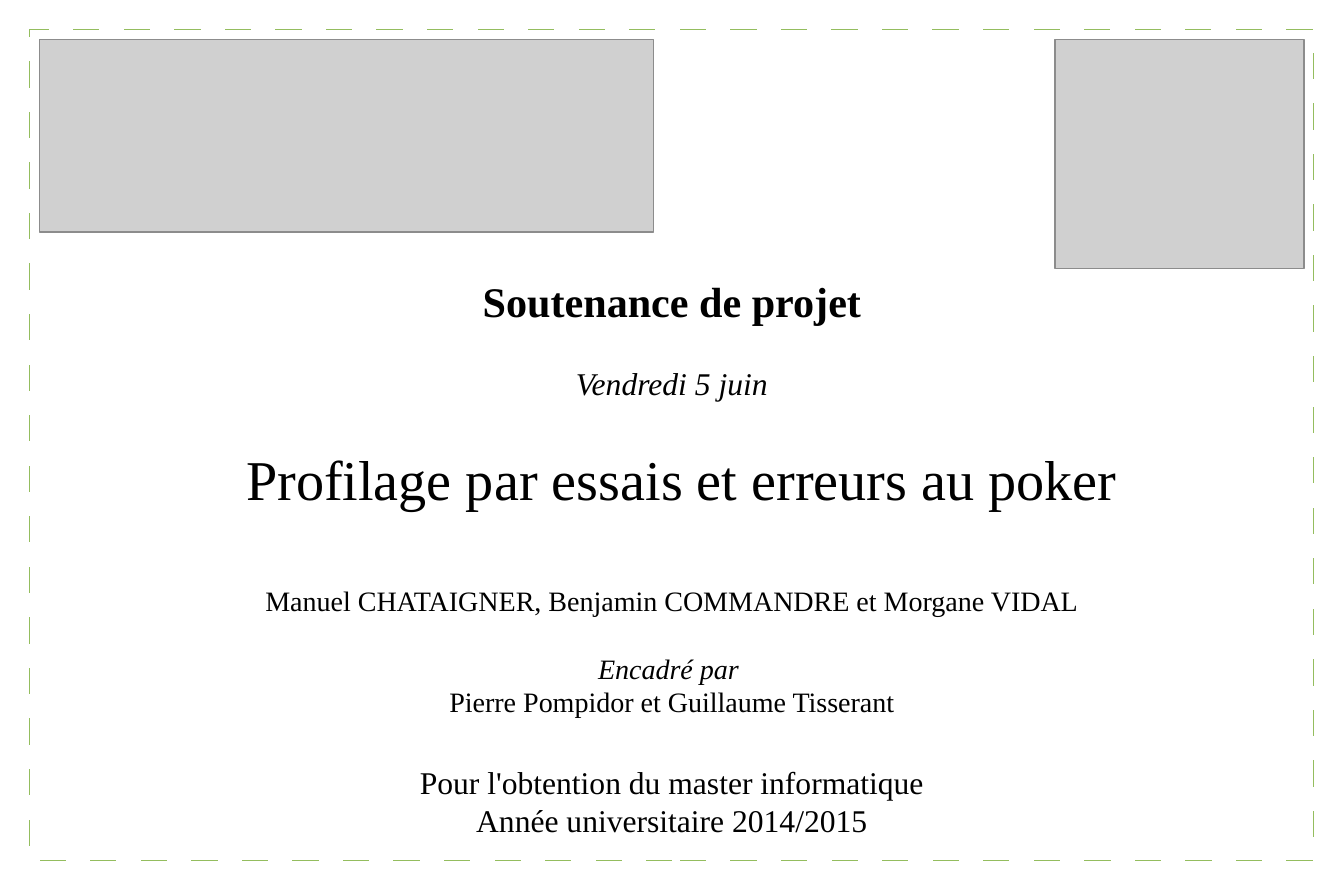
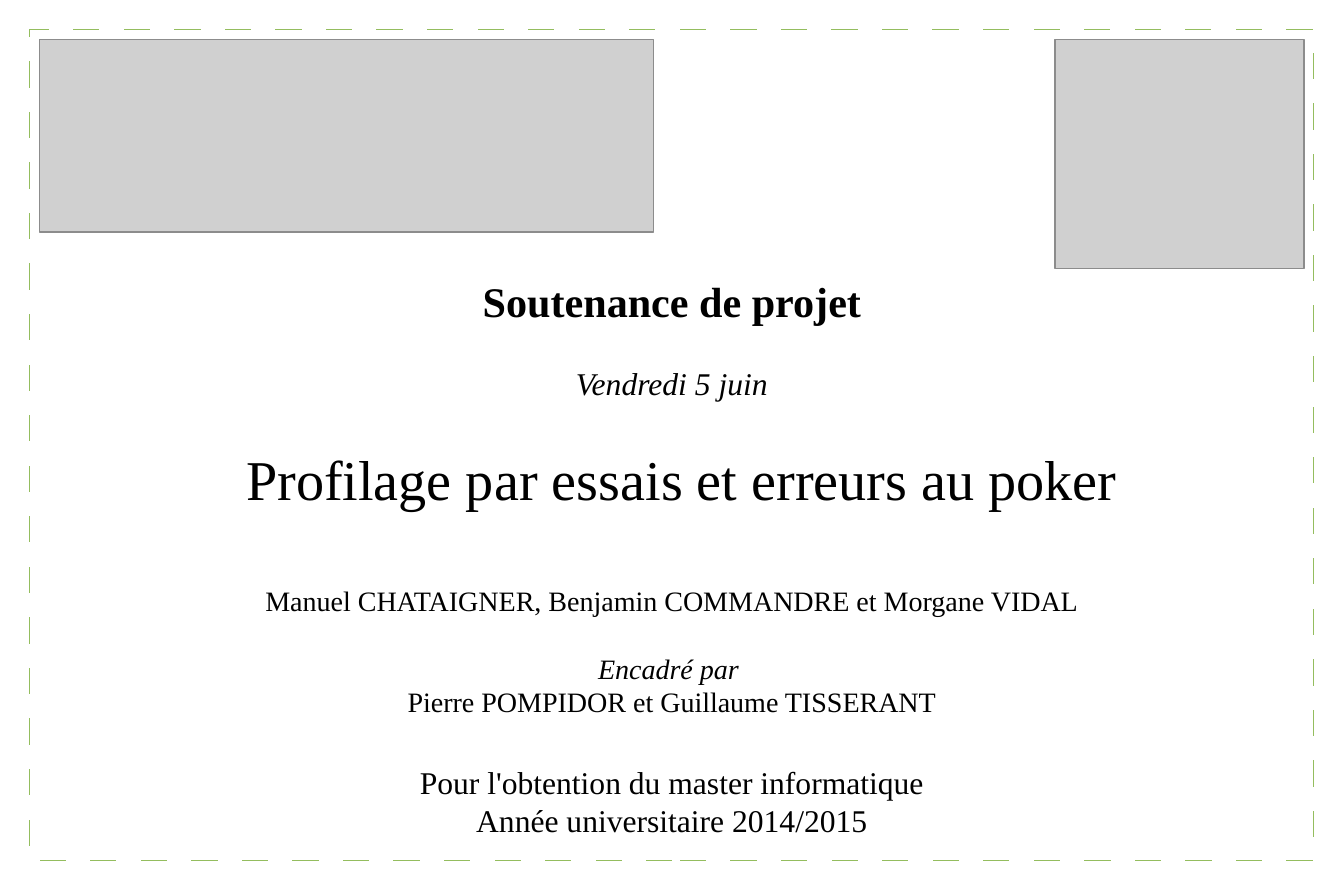
Before and after one commit to Gouga34/TERM1_Poker, a slide deck: slide 1 of Soutenance/presentation.odp. Drawn at 1344x896 pixels with LibreOffice and Linux fonts; fonts in the diff are those of the drawing; grey boxes stand for pictures. Boxes give left, top, right and bottom in pixels: in the first picture for what was removed or moved away, otherwise in the second. Text is boxed around its words. In the diff, an @@ line names an element or a change of style, - is before the commit and + after.

```diff
--- a/Soutenance/presentation.odp
+++ b/Soutenance/presentation.odp
@@ text at (408, 692, 936, 713): text changed @@
-Pierre Pompidor et Guillaume Tisserant
+Pierre POMPIDOR et Guillaume TISSERANT
```
Also in this commit, not shown: 3 other slides changed.
